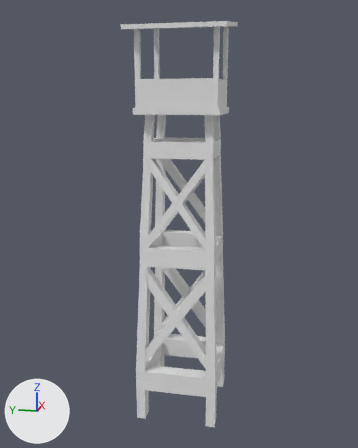
The FBX model Assets/Sprite/tower.fbx as it was, and as the next commit left it.
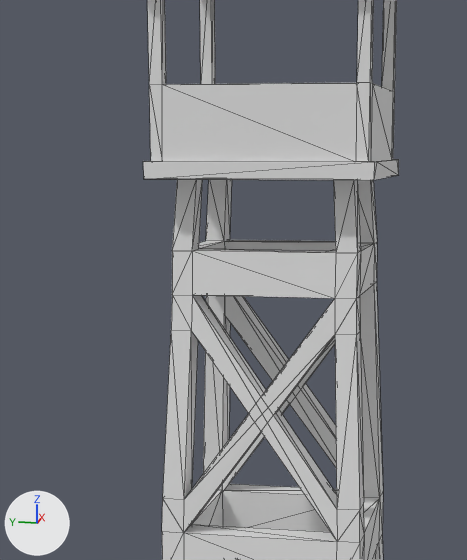
Each version appears first whole from a camera (50 mm lens) standing at (-65.3, 74.1, 21.1) and looking at (-32.0, 80.8, 12.8), and next in a close-up on the part from 22% to 71% of the width and 10% to 58% of the height. The axes (+X, +Y, +Z) are drawn at lower left. The lights are the same throughout. The close-ups show mesh edges as thin lines. Where no turn or scale is listed for an object, it has been applied to the vertices.
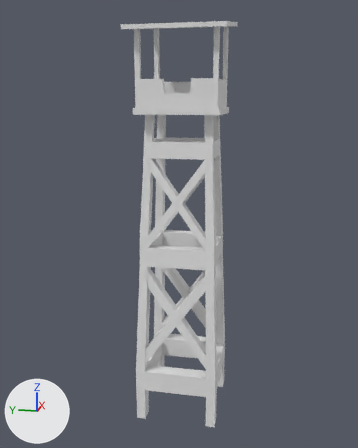
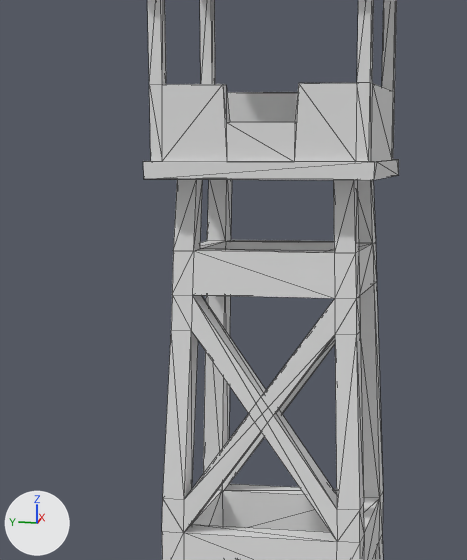
Where the change shows, as pixel boxes (x1, y1, x2, y2) in the close-ups (467 x 560 px):
part 1 of me_mesh, built on
    both: (162, 83, 369, 162)
part 2 of me_mesh, deleted
    before: (225, 296, 336, 467)

Edits to the bpy script that builds the scene:
```text
Change me_mesh:
    used by ob_object031; location = (-27.81, 80.47, 6.59)
    verts and faces of me_mesh; kept vertices keep their numbers, new ones are numbered from 287
    before: 263 (-2.7, 1.8, 10.9), 264 (-2.7, 1.8, 10.0) at pixel (224, 315), 265 (-2.4, -1.9, 5.0), 266 (-2.4, -1.9, 5.8), 267 (-2.0, 1.8, 10.1)
    before: 268 (-1.6, -1.9, 5.0), 269 (-2.0, 1.8, 11.0), 270 (-1.6, -1.9, 5.8)
    remove me_mesh.from_pydata(...)  # 287 vertices, 556 faces; spans x -7.6..-0.7, y -3.1..3.2, z -7.6..19.8
    add me_mesh.from_pydata(...)  # 303 vertices, 580 faces; spans x -7.6..-0.7, y -3.1..3.2, z -7.6..19.8
    me_mesh part 1
    13 faces are deleted
    16 vertices are added at x -6.8..-6.4, y -2.3..2.3, z 14.1..15.9
    45 new faces join them
    me_mesh part 2
    add delete_faces([(263, 264, 265), (263, 265, 266), (264, 267, 268), (264, 268, 265), (267, 269, 270), (267, 270, 268)])
    add delete_faces([(263, 266, 269), (266, 270, 269)])
```
